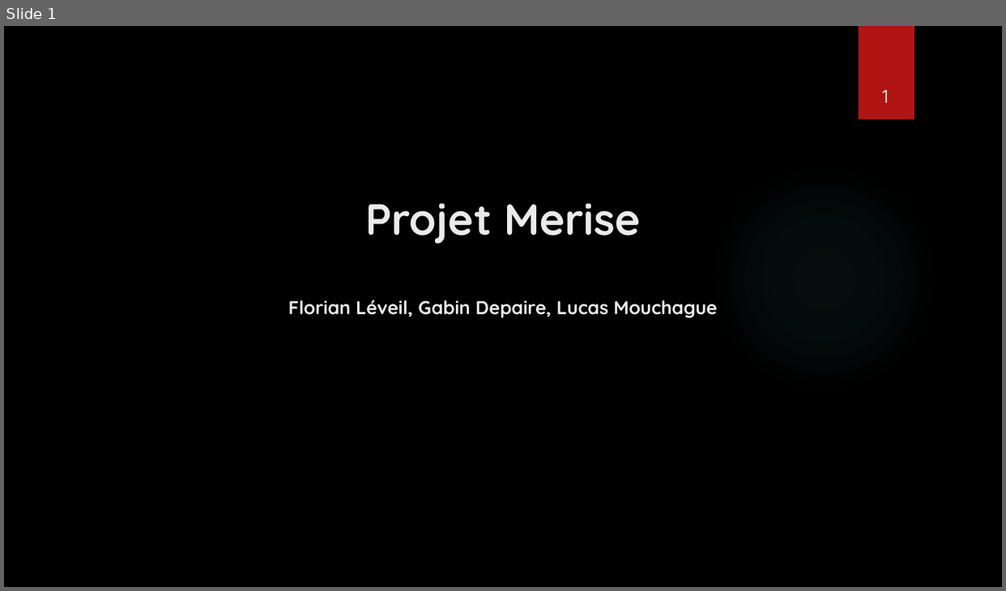
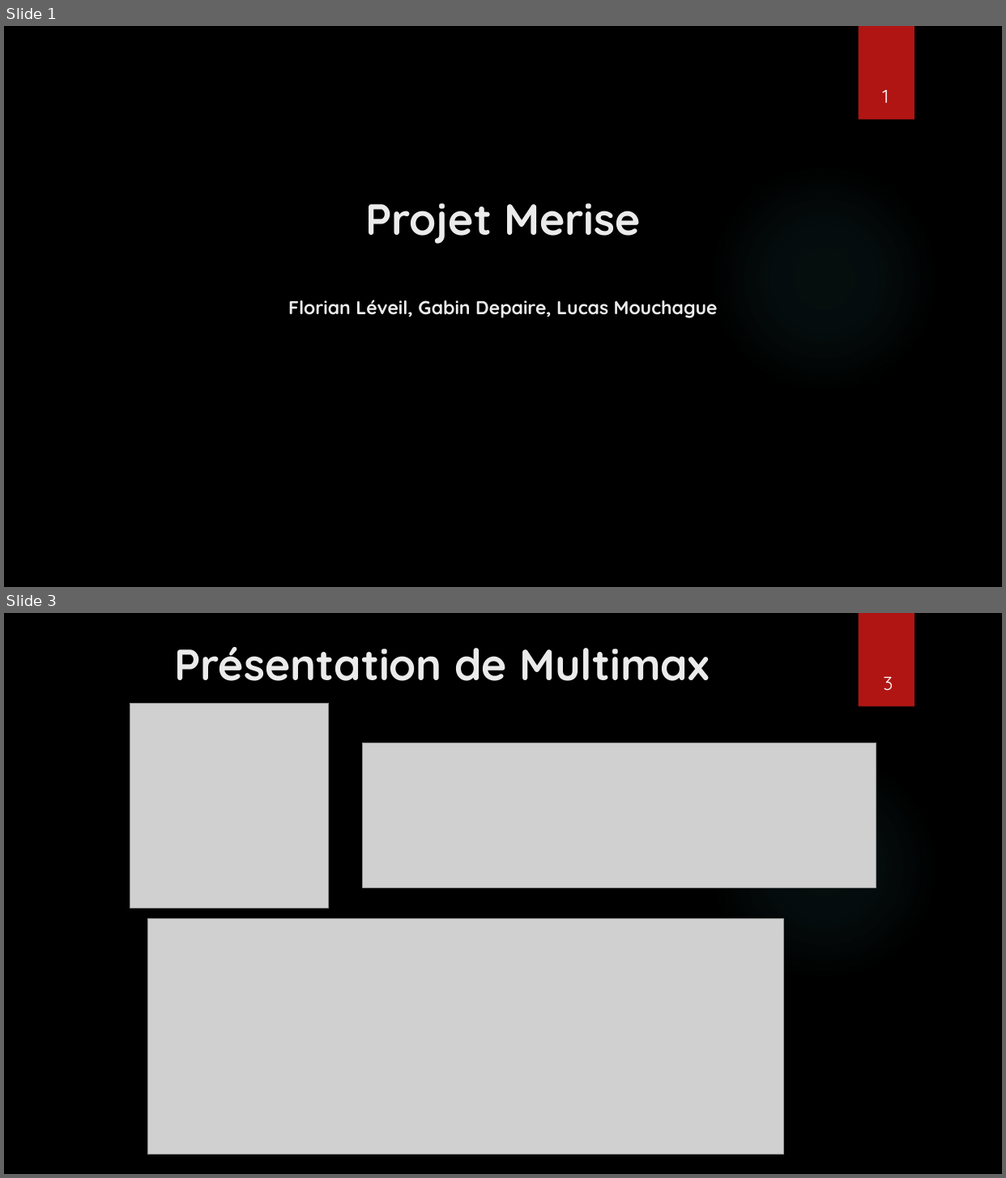
Before and after one commit to Lucasmouchague/etude_de_cas_merise, a slide deck: Projet Merise.pptx. Shown one above the other, each under a label of ours: slide 1 before the commit, slides 1 and 3 after it; the slides between them are not shown. The pictures are 1006x591 and 1006x1178 pixels, drawn with LibreOffice and Linux fonts; fonts in the diff are those of the drawing; grey boxes stand for pictures; background and template pictures are left out. Boxes give left, top, right and bottom in pixels: in the first picture for what was removed or moved away, otherwise in the second. Text is boxed around its words. In the diff, an @@ line names an element or a change of style, - is before the commit and + after.

```diff
--- a/Projet Merise.pptx
+++ b/Projet Merise.pptx
@@ slide 3 added at [4, 613, 1002, 1174], background picture (left out); not listed: 2 template elements that a slide beside it also shows @@
@@ title added at [174, 647, 710, 681], 42 pt, text #EBEBEB, bold @@
+Présentation de Multimax
@@ text added at [883, 677, 893, 691], 18 pt, text #FFFFFF @@
+3
@@ picture added at [130, 703, 329, 908] @@
@@ picture added at [363, 743, 876, 888] @@
@@ picture added at [147, 918, 784, 1154] @@
```
Also in this commit, not shown: 4 slides changed, 2 other slides added.
